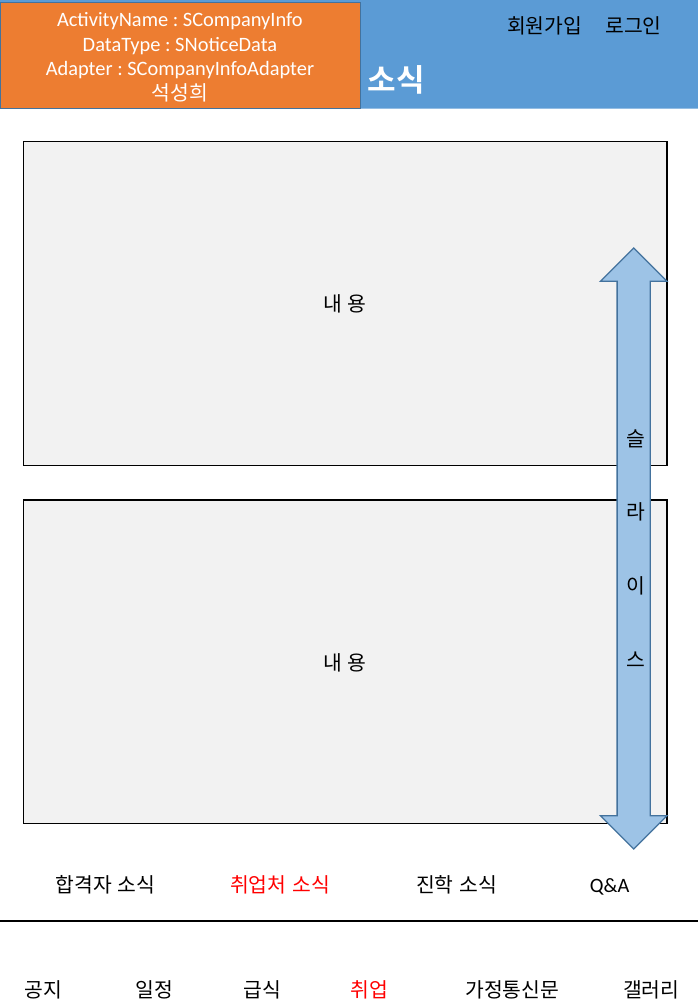
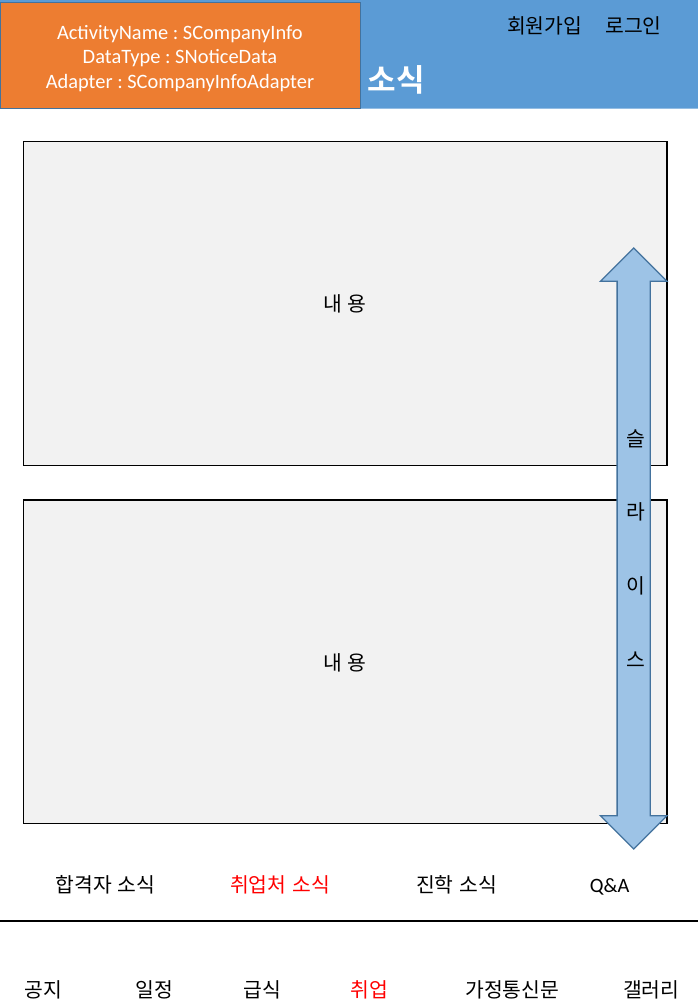
Before and after one commit to jungho-shin/SIHSchool, a slide deck: slide 7 of app/src/main/assets/어플_스토리보드.pptx. Drawn at 698x1008 pixels with LibreOffice and Linux fonts; fonts in the diff are those of the drawing; background and template pictures are left out. Boxes give left, top, right and bottom in pixels: in the first picture for what was removed or moved away, otherwise in the second. Text is boxed around its words. In the diff, an @@ line names an element or a change of style, - is before the commit and + after.

```diff
--- a/app/src/main/assets/어플_스토리보드.pptx
+++ b/app/src/main/assets/어플_스토리보드.pptx
@@ text in rectangle at (x1=152, y1=83, x2=208, y2=102): paragraph removed @@
-석성희
```
Also in this commit, not shown: 6 other slides changed.
